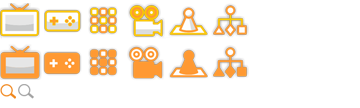
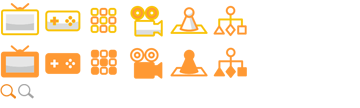
Layers edited between the first and the second (360, 108) image:
added layer "Layer 5" in group "44x44" over (x1=1, y1=3, x2=40, y2=36)
added layer "Layer 6" in group "44x44" over (x1=0, y1=45, x2=40, y2=78)
added layer "Layer 7" in group "44x44" over (x1=45, y1=10, x2=81, y2=32)
added layer "Layer 8" in group "44x44" over (x1=45, y1=52, x2=81, y2=75)
added layer "Layer 9" in group "44x44" over (x1=90, y1=7, x2=117, y2=34)
added layer "Layer 10" in group "44x44" over (x1=90, y1=49, x2=117, y2=75)
added layer "Layer 11" in group "44x44" over (x1=130, y1=5, x2=163, y2=37)
added layer "Layer 12" in group "44x44" over (x1=129, y1=47, x2=163, y2=79)
added layer "Layer 13" in group "44x44" over (x1=170, y1=7, x2=208, y2=35)
added layer "Layer 14" in group "44x44" over (x1=170, y1=49, x2=208, y2=77)
added layer "Layer 15" in group "44x44" over (x1=213, y1=5, x2=247, y2=37)
added layer "Layer 4" in group "44x44" over (x1=213, y1=47, x2=247, y2=78)
hid "Layer 1" over (x1=0, y1=3, x2=249, y2=80)
